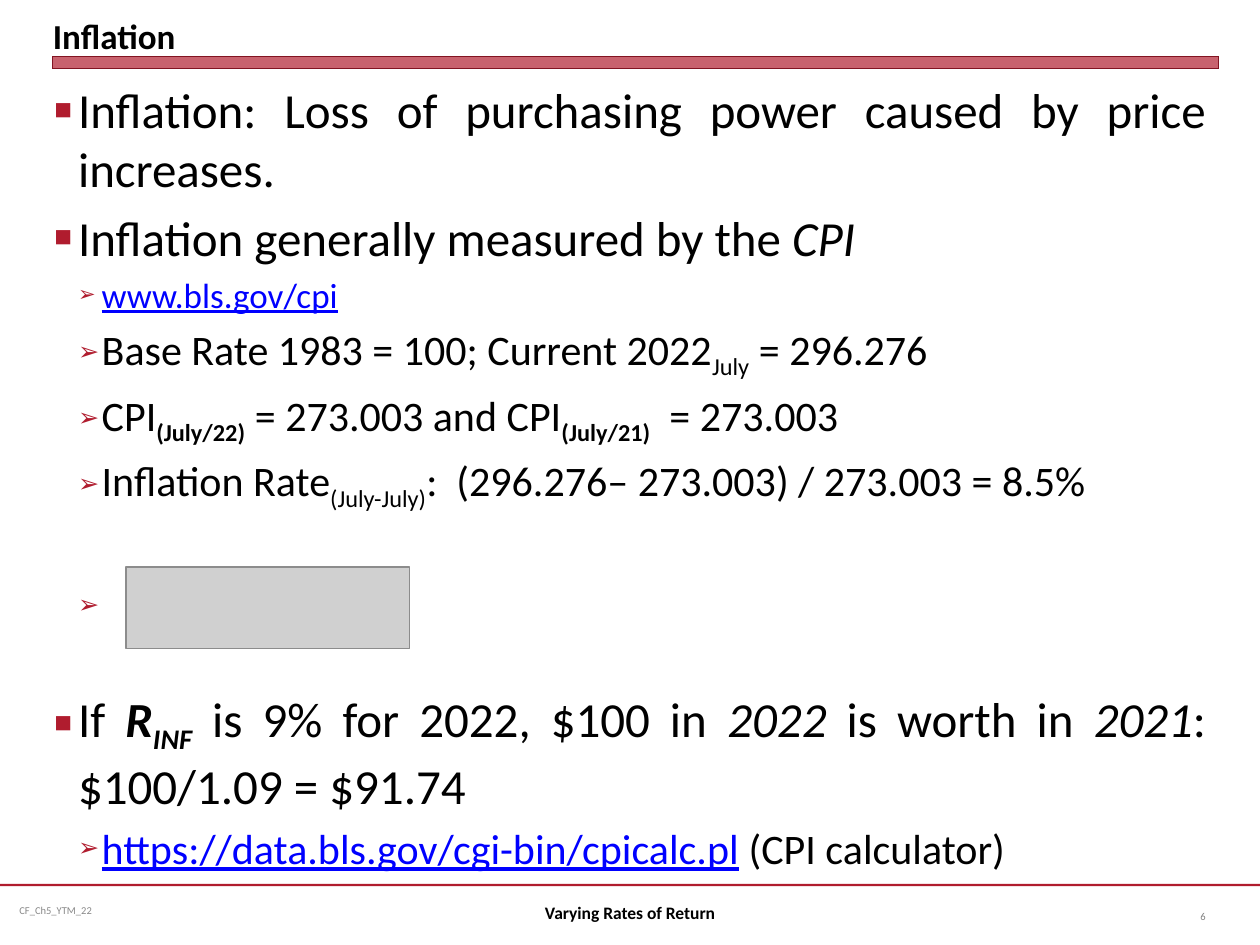
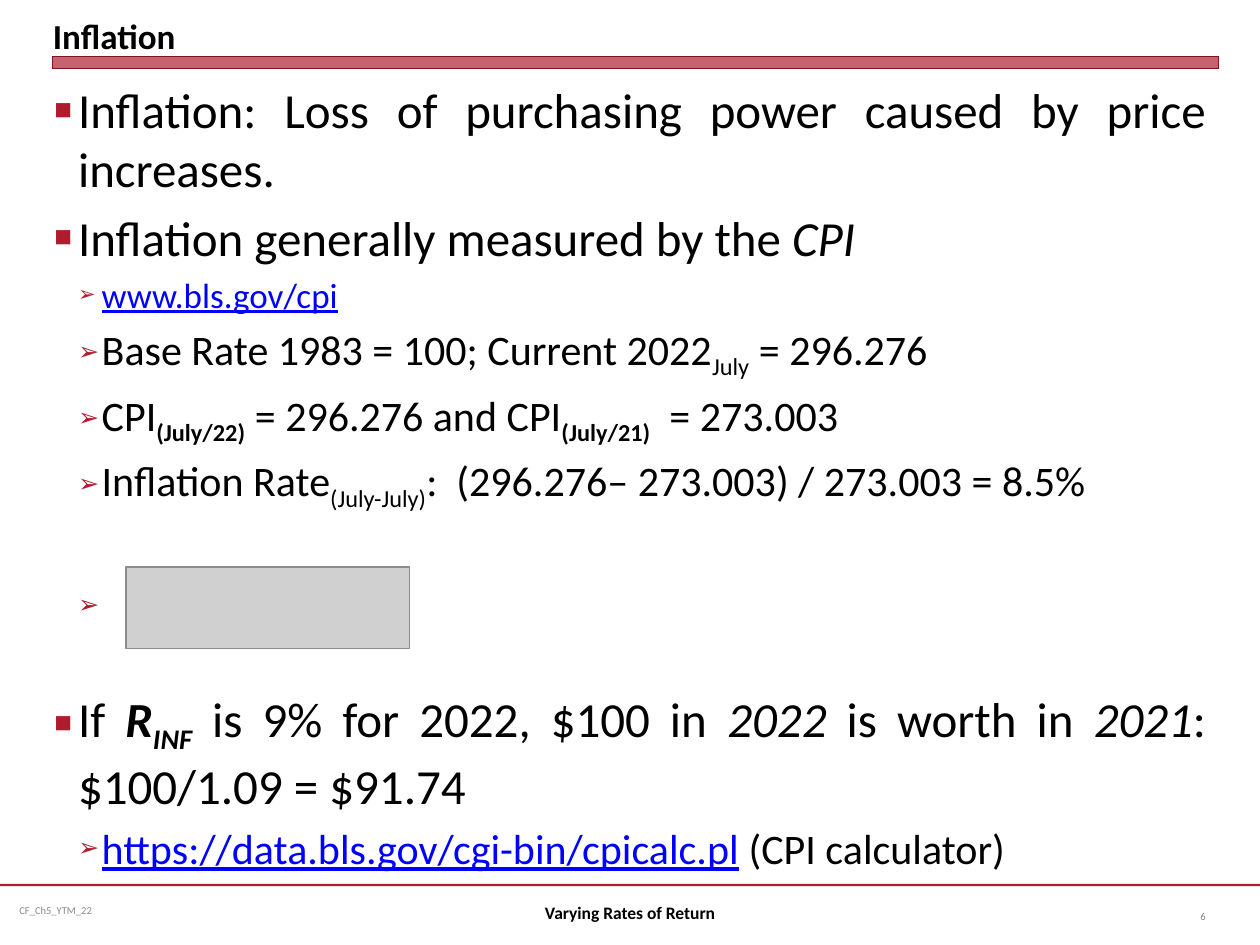
Before and after one commit to jmc877/Corporate-Finance, a slide deck: slide 6 of slides/CF_Ch5_YTM_22.pptx. Drawn at 1260x945 pixels with LibreOffice and Linux fonts; fonts in the diff are those of the drawing; grey boxes stand for pictures. Boxes give left, top, right and bottom in pixels: in the first picture for what was removed or moved away, otherwise in the second. Text is boxed around its words. In the diff, an @@ line names an element or a change of style, - is before the commit and + after.

```diff
--- a/slides/CF_Ch5_YTM_22.pptx
+++ b/slides/CF_Ch5_YTM_22.pptx
@@ text at box(102, 401, 838, 445): text changed @@
-  ➢ CPI(July/22) = 273.003 and CPI(July/21) = 273.003
+  ➢ CPI(July/22) = 296.276 and CPI(July/21) = 273.003
```
Also in this commit, not shown: 1 other slide changed.
